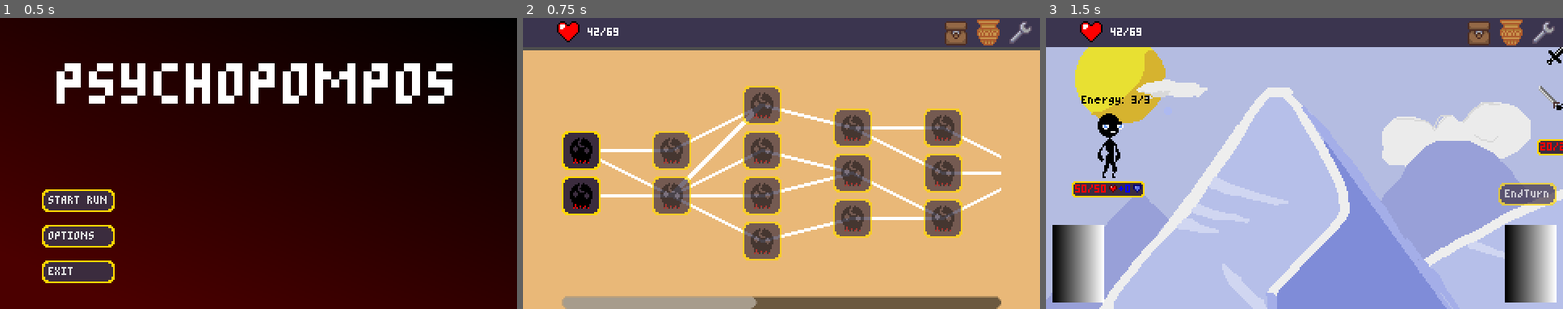
Above: before the commit, frames 1-3 (left to right).
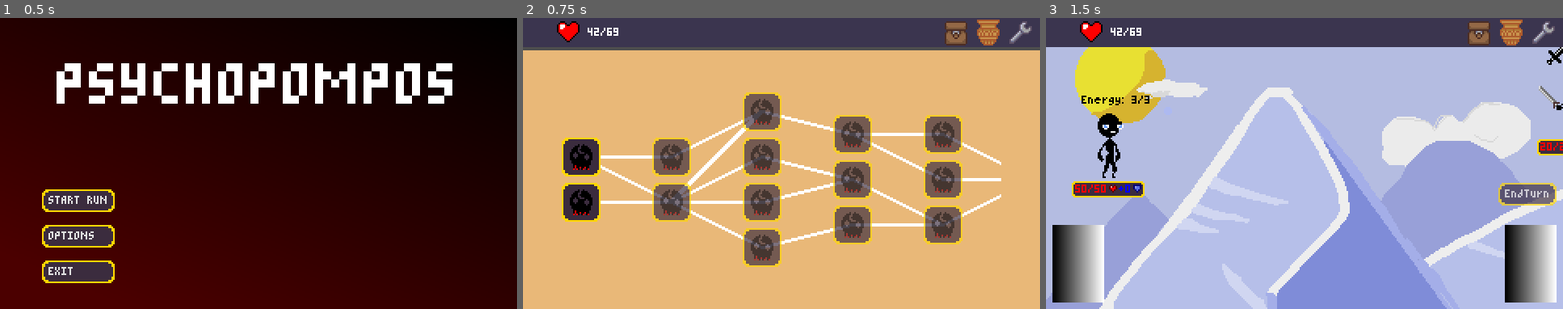
Above: after the commit, the same moments.

Repository: Morph1s/Psychopompos
Game: Godot game, scene res://scenes/main.tscn
The game is run twice, just before and just after one commit, with the same random seed, the same clock (stepped at 60 frames per second) and the same inputs.
Inputs (mouse positions are in pixels of both pictures, inside the frame that each line leads up to):
- Up to frame 1 (0.5 s): no input
- Up to frame 2 (0.75 s): click "START RUN" at 0.5 s
- Up to frame 3 (1.5 s): click (1102, 151) at 1.27 s

Frame 1 is identical in both runs. In frame 2, 19% of the frame differs, in the area x 7-93%, y 23-100%; in frame 3, nothing differs.

Commit message:
refactor: map scroll modes
horizontal scroll mode: never show, vertical scroll mode: disabled

Diff:
--- a/scenes/map/map.tscn
+++ b/scenes/map/map.tscn
@@ -51,6 +51,8 @@
 [node name="MapScrollContainer" type="ScrollContainer" parent="TopMargin/MapIconsMargin"]
 layout_mode = 2
 mouse_filter = 0
+horizontal_scroll_mode = 3
+vertical_scroll_mode = 0
 
 [node name="MapLayerContainer" type="HBoxContainer" parent="TopMargin/MapIconsMargin/MapScrollContainer"]
 layout_mode = 2
